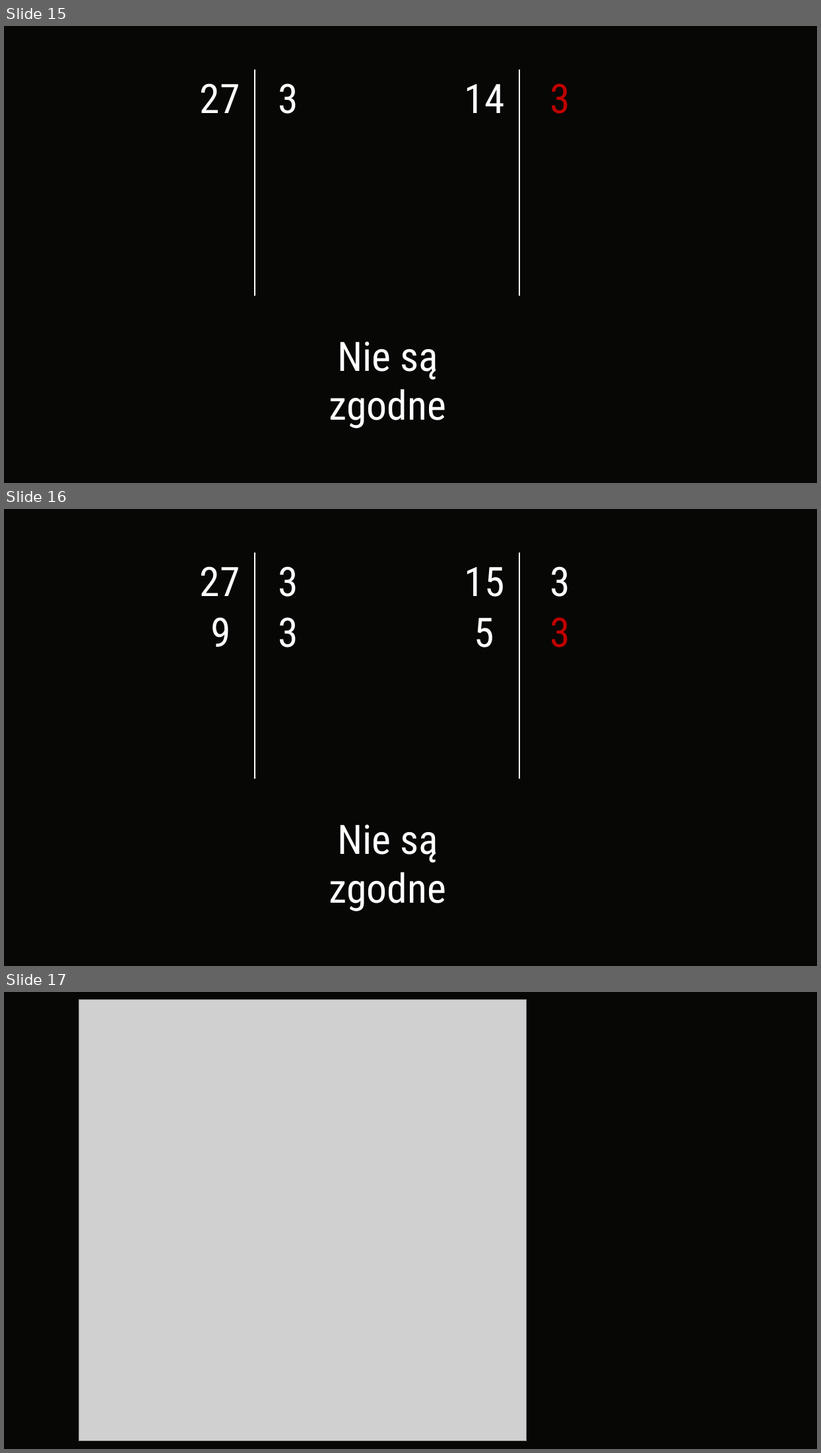
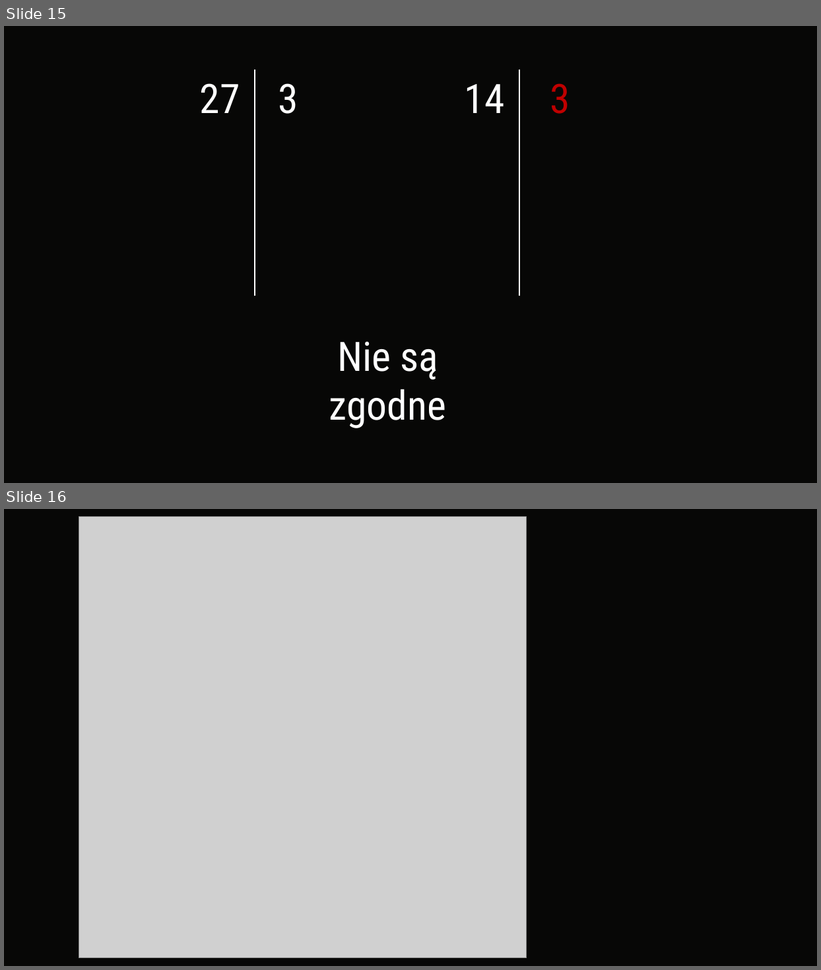
Before and after one commit to Grzeslaw115/ODI, a slide deck: 2023-24/Etap I/Prezentacje/zadanie2.pptx. Shown one above the other, each under a label of ours: slides 15, 16 and 17 before the commit, slides 15 and 16 after it. The pictures are 821x1453 and 821x970 pixels, drawn with LibreOffice and Linux fonts; fonts in the diff are those of the drawing; grey boxes stand for pictures. Boxes give left, top, right and bottom in pixels: in the first picture for what was removed or moved away, otherwise in the second. Text is boxed around its words. In the diff, an @@ line names an element or a change of style, - is before the commit and + after.

```diff
--- a/2023-24/Etap I/Prezentacje/zadanie2.pptx
+++ b/2023-24/Etap I/Prezentacje/zadanie2.pptx
@@ slide 16 removed at bbox=[4, 509, 817, 966], background #070706 @@
@@ text removed at bbox=[200, 566, 240, 596] @@
-27
@@ line removed from (255, 553) to (255, 779) @@
@@ text removed at bbox=[278, 566, 298, 597] @@
-3
@@ text removed at bbox=[465, 567, 505, 597] @@
-15
@@ line removed from (519, 553) to (519, 779) @@
@@ text removed at bbox=[550, 566, 570, 597] @@
-3
@@ text removed at bbox=[211, 617, 230, 647] @@
-9
@@ text removed at bbox=[278, 617, 298, 648] @@
-3
@@ text removed at bbox=[475, 618, 494, 648] @@
-5
@@ text removed at bbox=[550, 617, 570, 648] @@
-3
@@ text removed at bbox=[329, 824, 446, 912] @@
-Nie są zgodne
@@ what was slide 17 is now slide 16 @@
```
Also in this commit, not shown: 7 other files.
